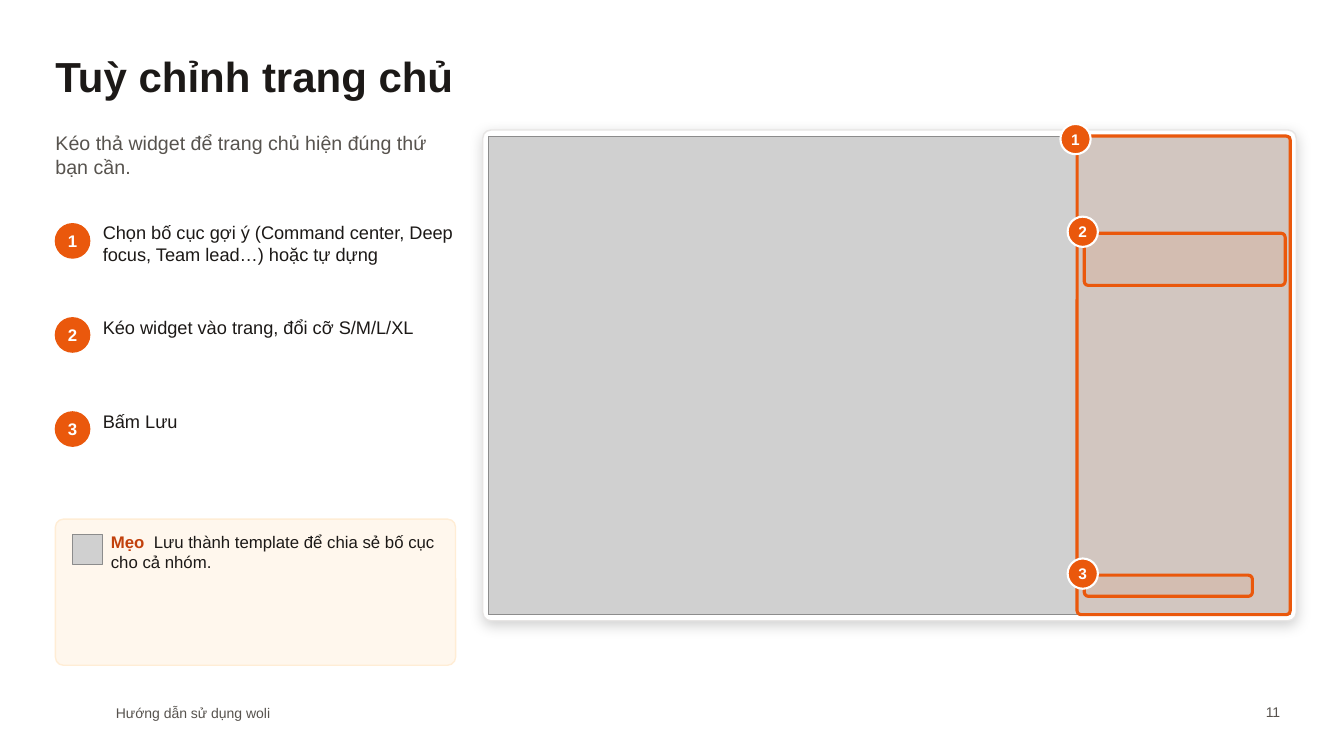
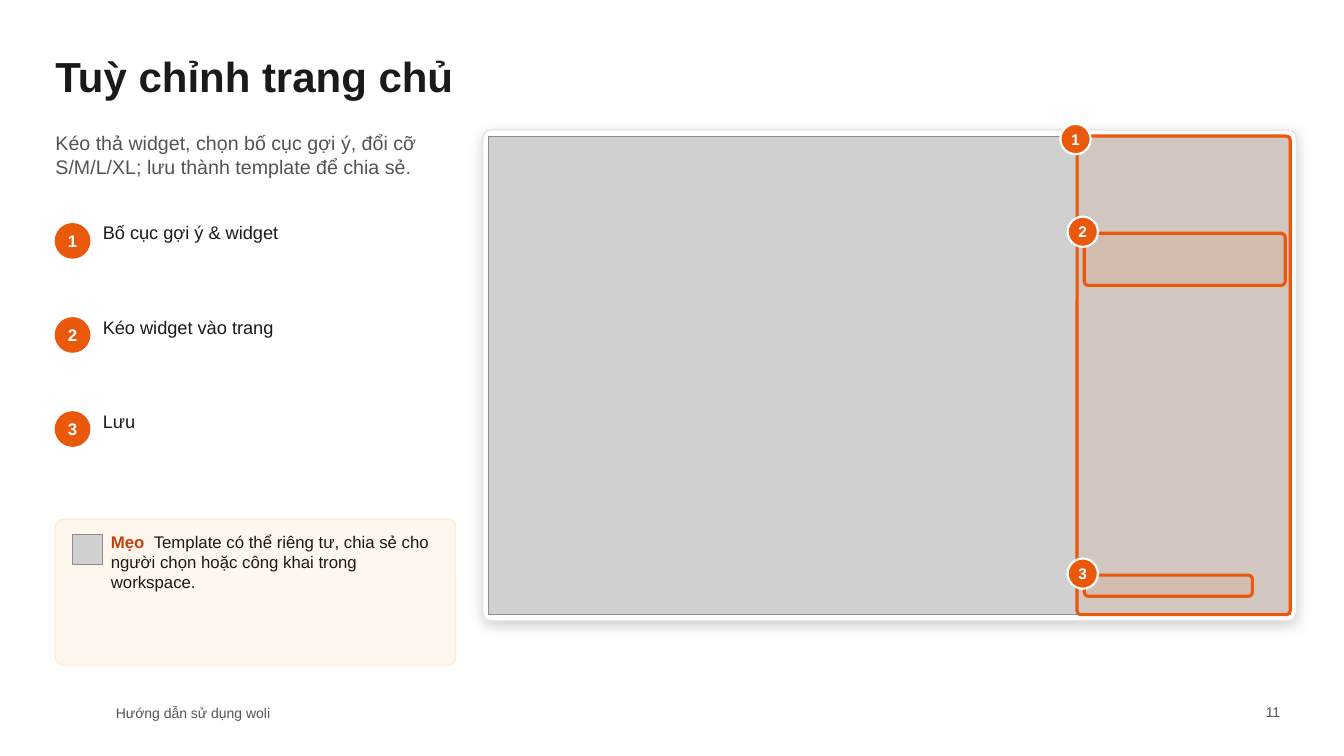
Before and after one commit to diuthihieu/hr-task-managent-CL, a slide deck: slide 11 of docs/woli-Huong-dan-su-dung.pptx. Drawn at 1344x756 pixels with LibreOffice and Linux fonts; fonts in the diff are those of the drawing; grey boxes stand for pictures; background and template pictures are left out. Boxes give left, top, right and bottom in pixels: in the first picture for what was removed or moved away, otherwise in the second. Text is boxed around its words. In the diff, an @@ line names an element or a change of style, - is before the commit and + after.

```diff
--- a/docs/woli-Huong-dan-su-dung.pptx
+++ b/docs/woli-Huong-dan-su-dung.pptx
@@ text at [55, 135, 416, 178]: text changed @@
-Kéo thả widget để trang chủ hiện đúng thứ bạn cần.
+Kéo thả widget, chọn bố cục gợi ý, đổi cỡ S/M/L/XL; lưu thành template để chia sẻ.
@@ text at [103, 225, 278, 243]: text changed @@
-Chọn bố cục gợi ý (Command center, Deep focus, Team lead…) hoặc tự dựng
+Bố cục gợi ý & widget
@@ text at [103, 320, 273, 338]: text changed @@
-Kéo widget vào trang, đổi cỡ S/M/L/XL
+Kéo widget vào trang
@@ text at [103, 415, 135, 428]: text changed @@
-Bấm Lưu
+Lưu
@@ text at [111, 534, 429, 592]: text changed @@
-Mẹo Lưu thành template để chia sẻ bố cục cho cả nhóm.
+Mẹo Template có thể riêng tư, chia sẻ cho người chọn hoặc công khai trong workspace.
```
Also in this commit, not shown: 27 other slides changed, 33 slides added, 3 slides removed.
